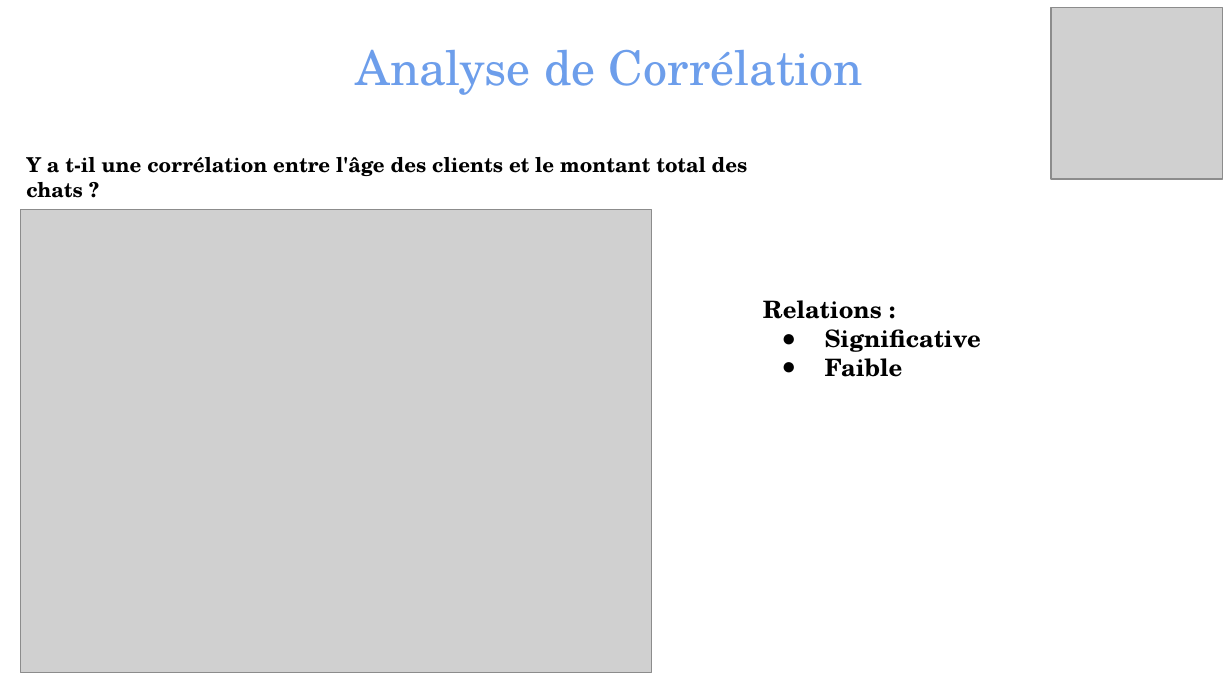
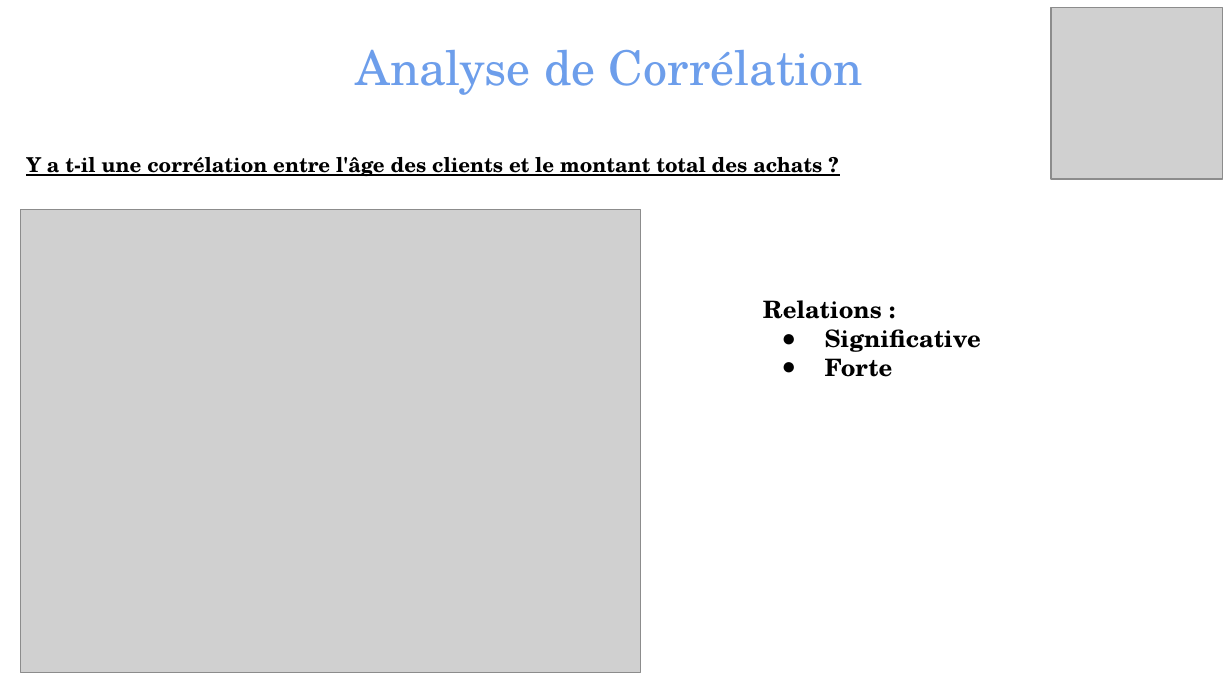
Before and after one commit to TheoChastrePradat/P4_Analyse_Vente, a slide deck: slide 29 of Livrables/Projet 4 - Soutenance _ Rester livres.pptx. Drawn at 1232x693 pixels with LibreOffice and Linux fonts; fonts in the diff are those of the drawing; grey boxes stand for pictures. Boxes give left, top, right and bottom in pixels: in the first picture for what was removed or moved away, otherwise in the second. Text is boxed around its words. In the diff, an @@ line names an element or a change of style, - is before the commit and + after.

```diff
--- a/Livrables/Projet 4 - Soutenance _ Rester livres.pptx
+++ b/Livrables/Projet 4 - Soutenance _ Rester livres.pptx
@@ text at (26,157,822,176): text changed @@
-Y a t-il une corrélation entre l'âge des clients et le montant total des chats ?
+Y a t-il une corrélation entre l'âge des clients et le montant total des achats ?
@@ picture: place and size @@
-picture at (21,209,652,673)
+picture at (21,209,641,673)
@@ text at (825,351,893,377): text changed @@
-● Faible
+● Forte
```
Also in this commit, not shown: 10 other slides changed, 1 slide added, 1 slide removed, 2 other files.
